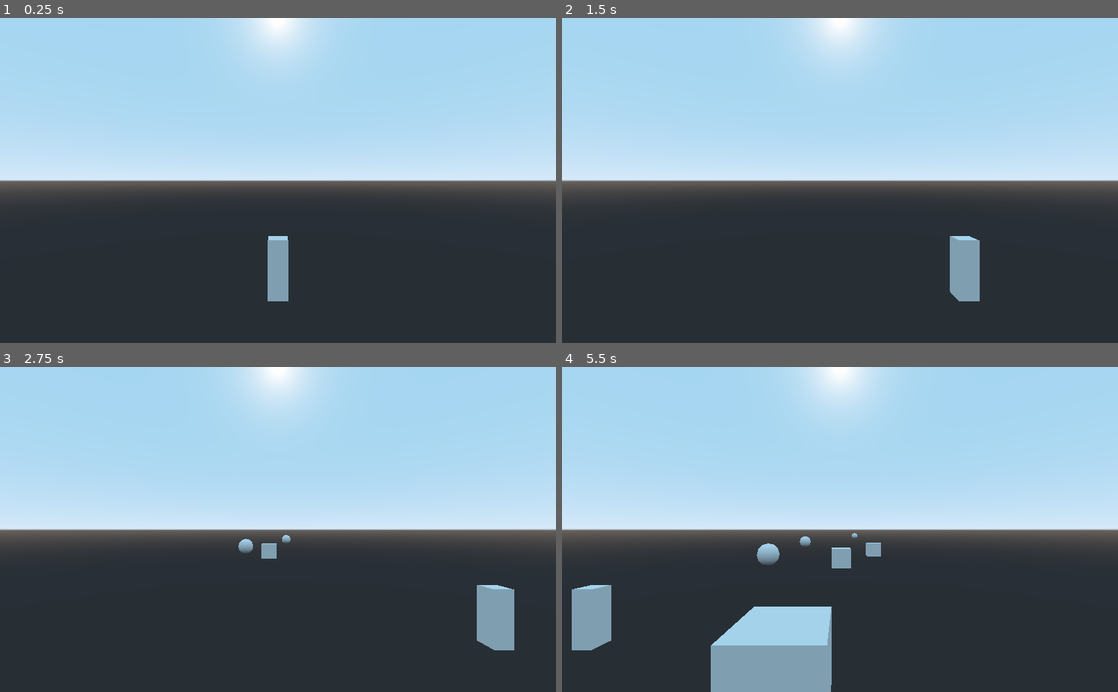
Above: before the commit, frames 1-4 (two rows, left to right).
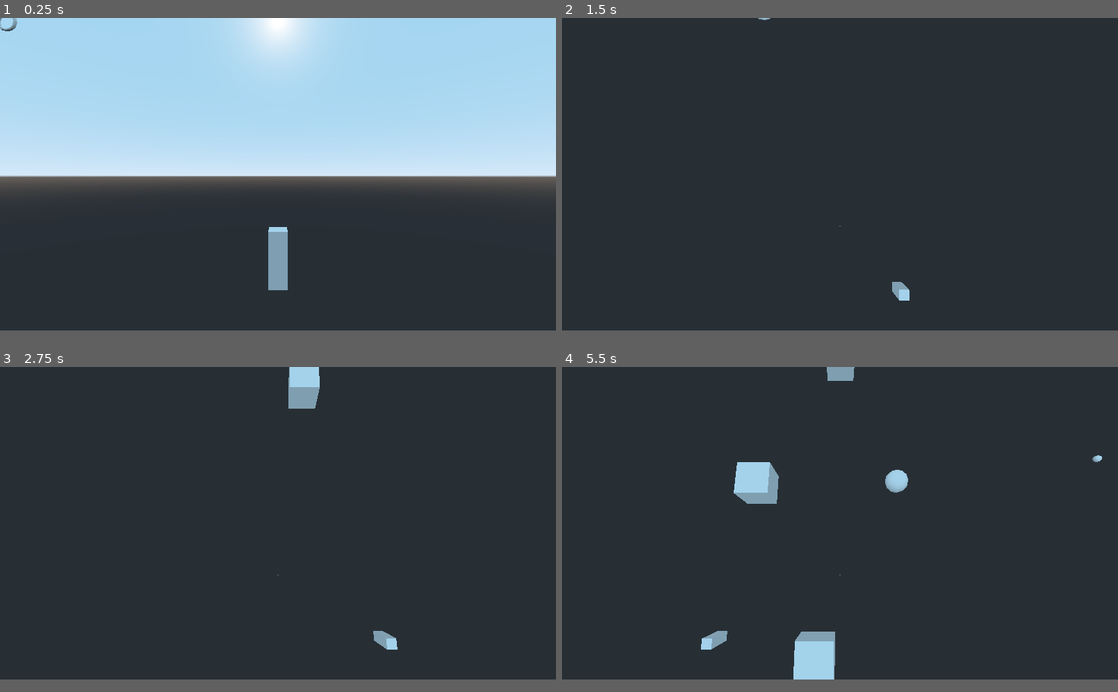
Above: after the commit, the same moments.

Repository: oumiya/Halloween2021-denkibu
Game: Godot game, scene res://sandbox_suzu.tscn
Two runs of this game, one before a commit and one after it. Both use one fixed random seed, a clock stepped at 60 frames per second and the inputs below.
Inputs (mouse positions are in pixels of both pictures, inside the frame that each line leads up to):
- Up to frame 1 (0.25 s): no input
- Up to frame 2 (1.5 s): tap Enter at 0.5 s; move the mouse to (962, 164) at 0.52 s; hold Right (ui_right) 0.53-1.28 s; hold C 0.53-1.28 s; click (962, 164) at 0.6 s; move the mouse to (728, 196) at 1.27 s; hold Left (ui_left) from 1.28 s (still down); tap C at 1.35 s
- Up to frame 3 (2.75 s): click (166, 545) at 1.55 s; move the mouse to (333, 458) at 2.02 s; release Left (ui_left) at 2.03 s; hold Right (ui_right) from 2.03 s (still down); hold C from 2.03 s (still down); click (333, 458) at 2.1 s
- Up to frame 4 (5.5 s): move the mouse to (812, 594) at 2.77 s; release C at 2.78 s; tap C at 2.85, 4.35 s; click (812, 594) at 3.05 s; move the mouse to (1006, 578) at 3.52 s; release Right (ui_right) at 3.53 s; hold C 3.53-4.28 s; hold Left (ui_left) from 3.53 s (still down); click (1006, 578) at 3.6 s; move the mouse to (673, 480) at 4.27 s; click (673, 480) at 4.55 s; move the mouse to (867, 529) at 5.02 s; hold C from 5.03 s (still down); click (867, 529) at 5.1 s
In our replay, the window is 800x468 before the commit and 800x450 after it. These sizes can differ from the game's own. Grey fills any space a smaller window leaves; there, only what the larger window draws over its background counts as a difference.

The runs differ from the first frame. In frame 1, 2.1% of the frame differs, in the area x 0-100%, y 0-88%; in frame 2, 55%; in frame 3, 56%; in frame 4, 60%, in the area x 0-100%, y 0-100%.

Commit message:
マウスでエイムできるように処理を追加

Diff:
--- a/project.godot
+++ b/project.godot
@@ -13,6 +13,12 @@
 config/name="Halloween"
 run/main_scene="res://sandbox_suzu.tscn"
 config/icon="res://icon.png"
+
+[display]
+
+window/size/height=576
+window/stretch/mode="2d"
+window/stretch/aspect="keep"
 
 [input]
 
--- a/sandbox_suzu.tscn
+++ b/sandbox_suzu.tscn
@@ -1,6 +1,8 @@
-[gd_scene load_steps=3 format=2]
+[gd_scene load_steps=5 format=2]
 
 [ext_resource path="res://scene/Player.tscn" type="PackedScene" id=1]
+[ext_resource path="res://scene/AimTarget.tscn" type="PackedScene" id=2]
+[ext_resource path="res://script/BirdEyeCamera.gd" type="Script" id=3]
 [ext_resource path="res://script/spawner.gd" type="Script" id=4]
 
 [node name="Spatial" type="Spatial"]
@@ -8,10 +10,17 @@
 
 [node name="Player" parent="." instance=ExtResource( 1 )]
 
+[node name="BirdEyeCamera" type="ClippedCamera" parent="Player"]
+transform = Transform( 1, 0, 0, 0, 0.217836, 0.975985, 0, -0.975985, 0.217836, 0.0784073, 10.3719, -9.36515 )
+script = ExtResource( 3 )
+
 [node name="spawner" type="Node" parent="."]
 script = ExtResource( 4 )
 
 [node name="Timer" type="Timer" parent="spawner"]
 autostart = true
 
+[node name="AimTarget" parent="." instance=ExtResource( 2 )]
+transform = Transform( 1.90803e-15, 4.37114e-08, 1, 1, -4.37114e-08, 2.65418e-18, 4.37114e-08, 1, -4.37114e-08, 0, 0, -40 )
+
 [connection signal="timeout" from="spawner/Timer" to="spawner" method="_on_Timer_timeout"]
--- /dev/null
+++ b/scene/AimTarget.tscn
@@ -0,0 +1,10 @@
+[gd_scene load_steps=2 format=2]
+
+[ext_resource path="res://script/AimTarget.gd" type="Script" id=1]
+
+[node name="AimTarget" type="CSGTorus"]
+transform = Transform( 1.91069e-15, 4.37114e-08, 1, 1, -4.37722e-08, 0, 4.37722e-08, 1, -4.37114e-08, 0, 0, 0 )
+inner_radius = 1.278
+outer_radius = 1.759
+sides = 12
+script = ExtResource( 1 )
--- a/scene/Player.tscn
+++ b/scene/Player.tscn
@@ -5,7 +5,7 @@
 [ext_resource path="res://script/ClippedCamera.gd" type="Script" id=3]
 
 [node name="Player" type="ClippedCamera"]
-transform = Transform( 1, 0, 0, 0, 1, 0, 0, 0, 1, 0, 3, 0 )
+transform = Transform( 1, 0, 0, 0, 0.999967, -0.0081855, 0, 0.0081855, 0.999967, 0, 3, 0 )
 script = ExtResource( 3 )
 
 [node name="CSGBox" type="CSGBox" parent="."]
--- /dev/null
+++ b/script/AimTarget.gd
@@ -0,0 +1,23 @@
+extends CSGTorus
+
+func _ready():
+	pass # Replace with function body.
+
+func _process(delta):
+	var width = float(get_viewport().get_size().x)
+	var height = float(get_viewport().get_size().y)
+	var mouse_x = float(get_viewport().get_mouse_position().x)
+	var mouse_y = float(get_viewport().get_mouse_position().y)
+	width = mouse_x / width
+	height = mouse_y / height
+
+	width = min(width, 1.0)
+	width = max(width, 0.0)
+	height = min(height, 1.0)
+	height = max(height, 0.0)
+
+	height = 1.0 - height
+
+	translation.x = (98 * width) - 49
+	translation.y = (62 * height) - 31
+	translation.z = $"../Player".translation.z - 40
--- /dev/null
+++ b/script/BirdEyeCamera.gd
@@ -0,0 +1,7 @@
+extends ClippedCamera
+
+func _process(delta):
+	if Input.is_key_pressed(KEY_C):
+		if get_parent().current == true:
+			get_parent().current = false
+			current = true
--- a/script/Bullet.gd
+++ b/script/Bullet.gd
@@ -1,24 +1,21 @@
 extends CSGSphere
 export var speed = 50
 
-# Declare member variables here. Examples:
-# var a = 2
-# var b = "text"
+var _target
+var _vel = Vector3()
 
+func set_target(n):
+	_target = n
+	var rad = atan2(_target.translation.z - translation.z, _target.translation.x - translation.x)
+	_vel.x = cos(rad)
+	_vel.z = sin(rad)
+	var rad2 = atan2(_target.translation.y - translation.y, _target.translation.z - translation.z)
+	_vel.y = sin(rad2)
 
-# Called when the node enters the scene tree for the first time.
-func _ready():
-	pass # Replace with function body.
-
-
-# Called every frame. 'delta' is the elapsed time since the previous frame.
-#func _process(delta):
-#	pass
 func _physics_process(delta):
-	translation.z -= delta * speed
+	translation += _vel * delta * speed
 
 func _on_Area_area_entered(area):
 	if area.is_in_group("Enemy"):
 		area.get_parent().queue_free()
 		queue_free()
-	pass # Replace with function body.
--- a/script/CSGBox.gd
+++ b/script/CSGBox.gd
@@ -26,5 +26,10 @@
 			translation.x = _x_limit
 	if Input.is_action_just_pressed("shot"):
 		var b = bullet.instance()
-		b.translation = global_transform.origin
-		get_parent().get_parent().add_child(b)
+		get_node("../../").add_child(b)
+		b.translation = translation
+		b.translation.y = 0
+		b.translation.z = get_parent().translation.z
+		b.translation.z += translation.z
+		b.translation.z -= 0.5
+		b.set_target(get_node("../../AimTarget"))
--- a/script/ClippedCamera.gd
+++ b/script/ClippedCamera.gd
@@ -16,3 +16,4 @@
 
 func _physics_process(delta):
 	translation.z -= delta * cam_speed
+	pass
--- a/script/spawner.gd
+++ b/script/spawner.gd
@@ -13,4 +13,3 @@
 	temp.translation.x += rng.randf_range(-6.4, 6.4)
 	temp.translation.y = 0
 	temp.translation.z -= 40
-	print(temp.translation)
Renamed: DiaBullet.tscn -> scene/DiaBullet.tscn
